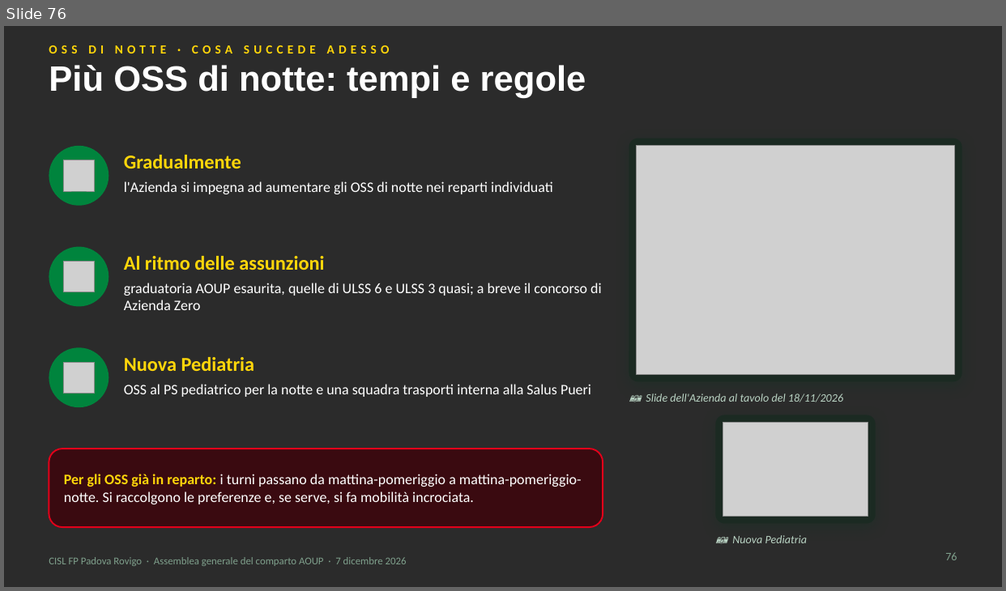
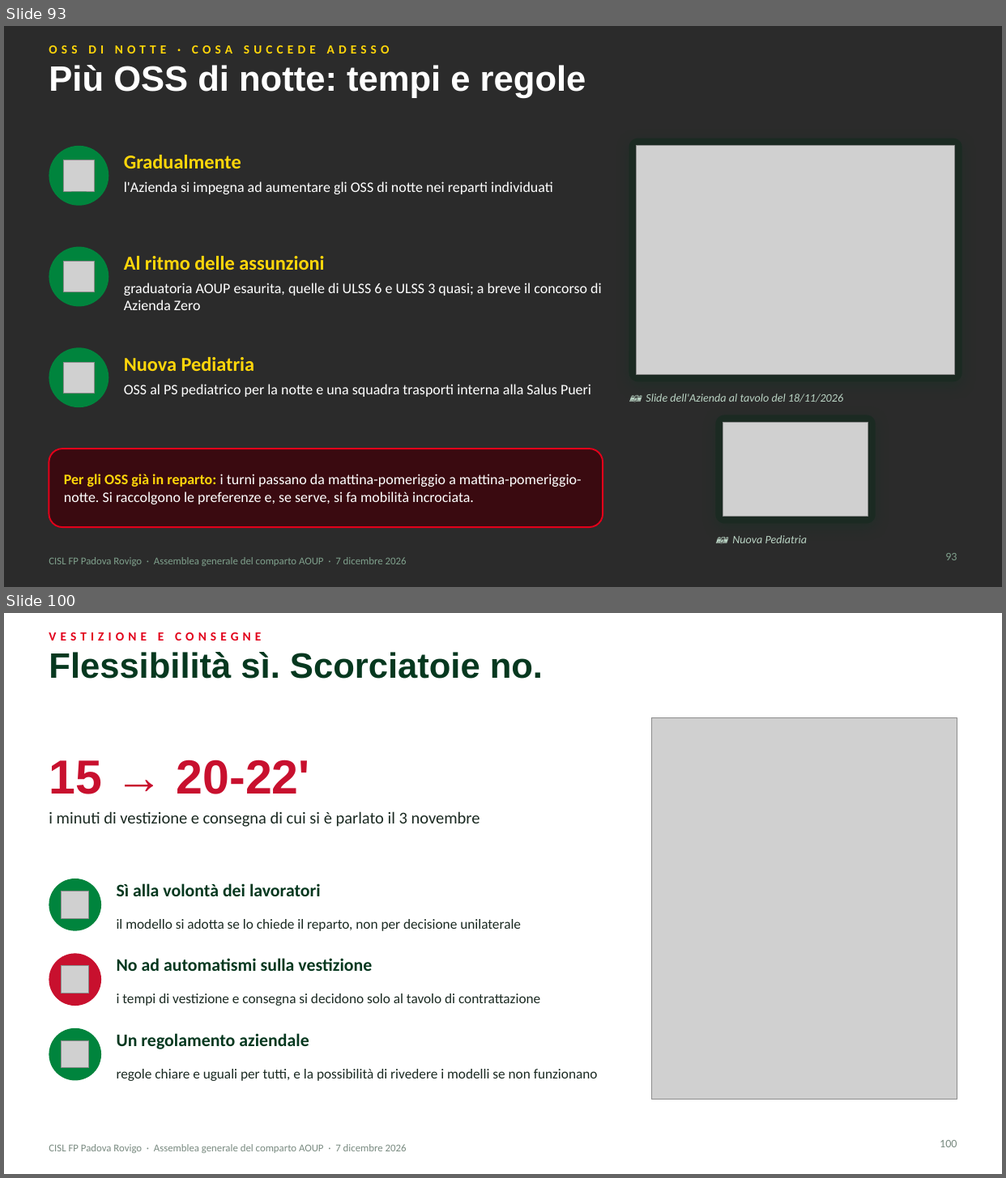
Before and after one commit to aki1806-droid/Prove, a slide deck: produzione/assemblea-2026-12-07/slide/assemblea-2026-12-07.pptx. Shown one above the other, each under a label of ours: slide 76 before the commit, slides 93 and 100 after it; the slides between them are not shown. The pictures are 1006x591 and 1006x1178 pixels, drawn with LibreOffice and Linux fonts; fonts in the diff are those of the drawing; grey boxes stand for pictures; background and template pictures are left out; a plain dark background stands for a picture behind light text. Boxes give left, top, right and bottom in pixels: in the first picture for what was removed or moved away, otherwise in the second. Text is boxed around its words. In the diff, an @@ line names an element or a change of style, - is before the commit and + after.

```diff
--- a/produzione/assemblea-2026-12-07/slide/assemblea-2026-12-07.pptx
+++ b/produzione/assemblea-2026-12-07/slide/assemblea-2026-12-07.pptx
@@ slide 100 added at bbox=[4, 613, 1002, 1174], background #FFFFFF @@
@@ text added at bbox=[49, 632, 261, 641], 12 pt, text #E2001A, bold @@
+VESTIZIONE E CONSEGNE
@@ title added at bbox=[49, 652, 543, 679], 34 pt, text #06381F, bold @@
+Flessibilità sì. Scorciatoie no.
@@ picture added at bbox=[651, 717, 957, 1100] @@
@@ text added at bbox=[49, 760, 310, 794], 46 pt, text #C8102E, bold @@
+15 → 20-22'
@@ text added at bbox=[49, 811, 480, 827], 16 pt, text #1B2A22 @@
+i minuti di vestizione e consegna di cui si è parlato il 3 novembre
@@ ellipse added at bbox=[49, 879, 101, 931], fill #00843D @@
@@ picture added at bbox=[62, 892, 88, 918] @@
@@ text added at bbox=[117, 884, 321, 897], 17 pt, text #06381F, bold @@
+Sì alla volontà dei lavoratori
@@ text added at bbox=[117, 919, 521, 931], 13.5 pt, text #1B2A22 @@
+il modello si adotta se lo chiede il reparto, non per decisione unilaterale
@@ ellipse added at bbox=[49, 954, 101, 1006], fill #C8102E @@
@@ picture added at bbox=[62, 966, 88, 994] @@
@@ text added at bbox=[117, 958, 372, 971], 17 pt, text #06381F, bold @@
+No ad automatismi sulla vestizione
@@ text added at bbox=[117, 994, 540, 1006], 13.5 pt, text #1B2A22 @@
+i tempi di vestizione e consegna si decidono solo al tavolo di contrattazione
@@ ellipse added at bbox=[49, 1029, 101, 1081], fill #00843D @@
@@ picture added at bbox=[62, 1041, 88, 1068] @@
@@ text added at bbox=[117, 1033, 309, 1050], 17 pt, text #06381F, bold @@
+Un regolamento aziendale
@@ text added at bbox=[117, 1069, 598, 1081], 13.5 pt, text #1B2A22 @@
+regole chiare e uguali per tutti, e la possibilità di rivedere i modelli se non funzionano
@@ text added at bbox=[49, 1144, 407, 1153], 10 pt, text #7A8B81 @@
+CISL FP Padova Rovigo · Assemblea generale del comparto AOUP · 7 dicembre 2026
@@ page number added at bbox=[940, 1140, 957, 1148], 11 pt, text #7A8B81 @@
+100
@@ what was slide 76 is now slide 93 @@
@@ page number at bbox=[945, 553, 957, 561]: text changed @@
-76
+93
```
Also in this commit, not shown: 3 slides changed, 26 other slides added, 19 other files.
